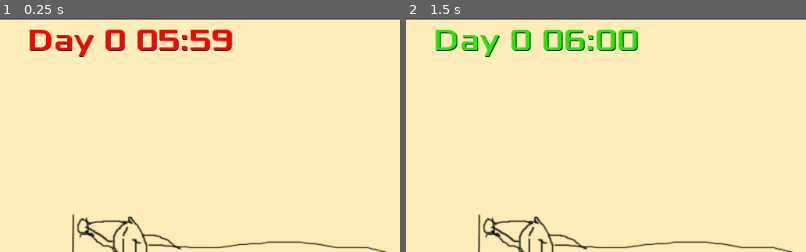
Above: before the commit, frames 1-2 (left to right).
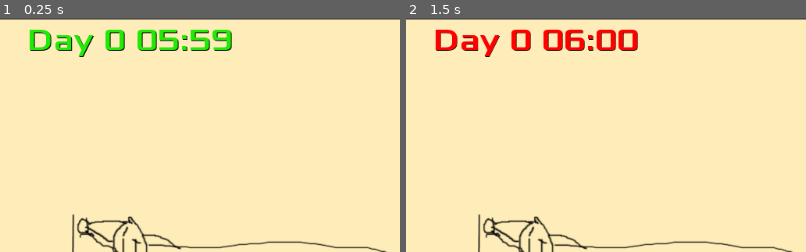
Above: after the commit, the same moments.

Repository: Verslapper/sleepinin
Game: Godot game, scene res://Main.tscn
The game is run twice, just before and just after one commit, with the same random seed, the same clock (stepped at 60 frames per second) and the same inputs.
Inputs:
- Up to frame 1 (0.25 s): no input
- Up to frame 2 (1.5 s): tap Enter (ui_accept) at 0.5, 0.6, 0.77, 1.07, 1.25, 1.35 s
The pictures show only the part of the screen within x 0-50%, y 0-50%; the shares and areas given below are measured in that part.

The runs differ from the first frame. In frame 1, 2.2% of the frame differs, in the area x 7-58%, y 4-17%; in frame 2, 2.3%.

Commit message:
Switched colours around Why isn't the space incrementing time any more? Tried to make an export but it failed

Diff:
--- a/project/HUD.tscn
+++ b/project/HUD.tscn
@@ -10,7 +10,7 @@
 font_data = ExtResource( 1 )
 _sections_unfolded = [ "Font", "Settings" ]
 
-[node name="HUD" type="CanvasLayer" index="0"]
+[node name="HUD" type="CanvasLayer"]
 
 layer = 1
 offset = Vector2( 0, 0 )
--- /dev/null
+++ b/project/Level1.tscn
@@ -0,0 +1,43 @@
+[gd_scene load_steps=2 format=2]
+
+[sub_resource type="RectangleShape2D" id=1]
+
+custom_solver_bias = 0.0
+extents = Vector2( 23.3741, 24.1975 )
+
+[node name="Level1" type="Node"]
+
+[node name="StaticBody2D" type="StaticBody2D" parent="." index="0"]
+
+position = Vector2( 487.653, 405 )
+scale = Vector2( 12.5204, 1 )
+input_pickable = false
+collision_layer = 1
+collision_mask = 1
+constant_linear_velocity = Vector2( 0, 0 )
+constant_angular_velocity = 0.0
+friction = 1.0
+bounce = 0.0
+
+[node name="CollisionShape2D" type="CollisionShape2D" parent="StaticBody2D" index="0"]
+
+shape = SubResource( 1 )
+
+[node name="Label" type="Label" parent="." index="1"]
+
+anchor_left = 0.0
+anchor_top = 0.0
+anchor_right = 0.0
+anchor_bottom = 0.0
+margin_right = 40.0
+margin_bottom = 14.0
+rect_pivot_offset = Vector2( 0, 0 )
+rect_clip_content = false
+mouse_filter = 2
+mouse_default_cursor_shape = 0
+size_flags_horizontal = 1
+size_flags_vertical = 4
+text = "Welcome to Level 1"
+percent_visible = 1.0
+lines_skipped = 0
+max_lines_visible = -1
--- a/project/Main.gd
+++ b/project/Main.gd
@@ -41,13 +41,15 @@
 		hour = 0
 
 func startAlarm():
-	$HUD/Label.add_color_override("font_color", Color(255,0,0,1))
+	$HUD/Label.add_color_override("font_color", Color("23eb07"))
 	pass
 
 func stopAlarm():
 	#reset to green hex colour
-	$HUD/Label.add_color_override("font_color", Color("23eb07"))
+	$HUD/Label.add_color_override("font_color", Color(255,0,0,1))
 	refreshHUD()
+	# This is how you switch levels
+	#get_tree().change_scene("Level1.tscn")
 
 func refreshHUD():
 	$HUD/Label.set_text("Day " + str(day) + " " + paddedTo2Digits(hour) + ":" + paddedTo2Digits(minute))
--- a/project/Main.tscn
+++ b/project/Main.tscn
@@ -4,7 +4,7 @@
 [ext_resource path="res://Intro.tscn" type="PackedScene" id=2]
 [ext_resource path="res://HUD.tscn" type="PackedScene" id=3]
 
-[node name="Main" type="Node"]
+[node name="Main" type="Node" index="0"]
 
 script = ExtResource( 1 )
 
Not shown, added: week1-progress.png
